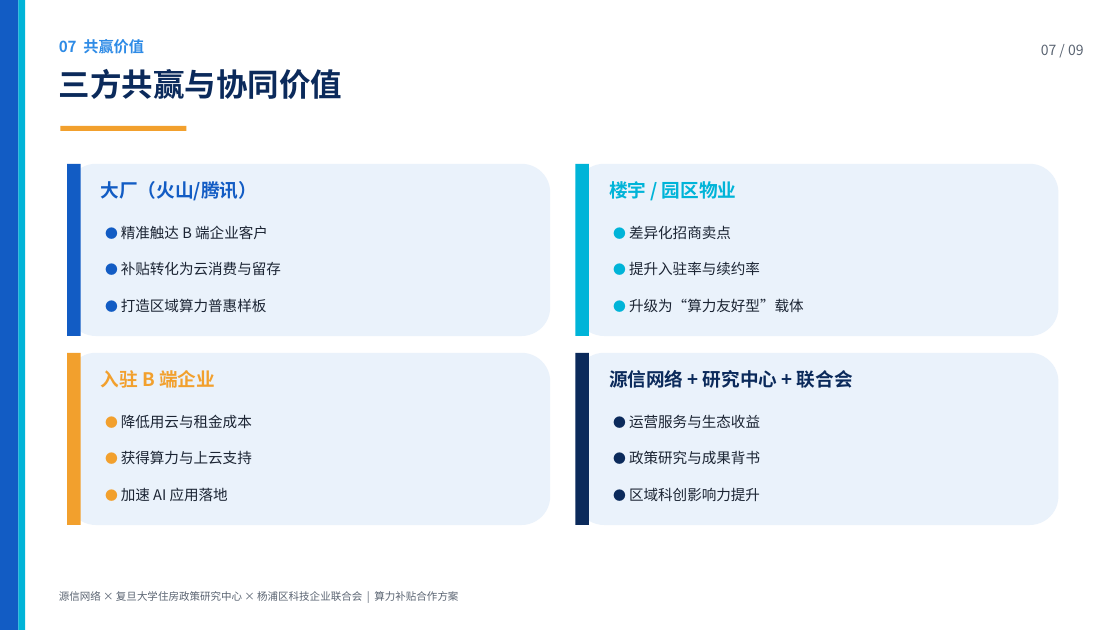
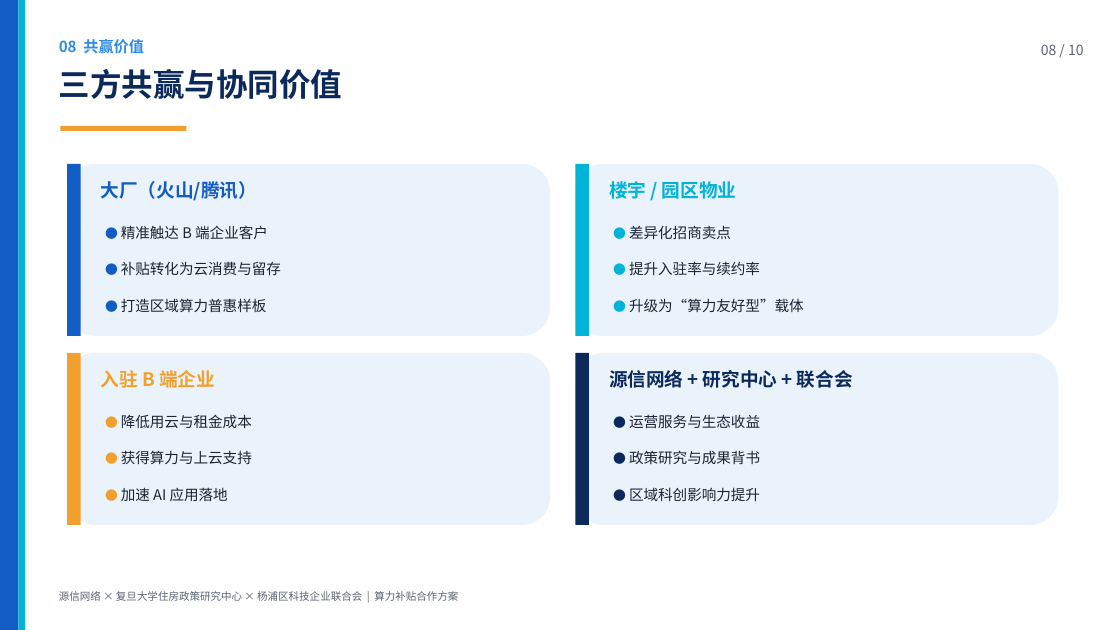
Before and after one commit to hujigang2010-maker/AIDEN, a slide deck: slide 10 of 源信网络算力补贴三方合作方案.pptx (slide 9 before the commit). Drawn at 1120x630 pixels with LibreOffice and Linux fonts; fonts in the diff are those of the drawing. Boxes give left, top, right and bottom in pixels: in the first picture for what was removed or moved away, otherwise in the second. Text is boxed around its words. In the diff, an @@ line names an element or a change of style, - is before the commit and + after.

```diff
--- a/源信网络算力补贴三方合作方案.pptx
+++ b/源信网络算力补贴三方合作方案.pptx
@@ text at bbox=[59, 39, 144, 54]: text changed @@
-07 共赢价值
+08 共赢价值
@@ text at bbox=[1041, 44, 1084, 55]: text changed @@
-07 / 09
+08 / 10
```
Also in this commit, not shown: 9 other slides changed, 1 slide added, 3 other files.
